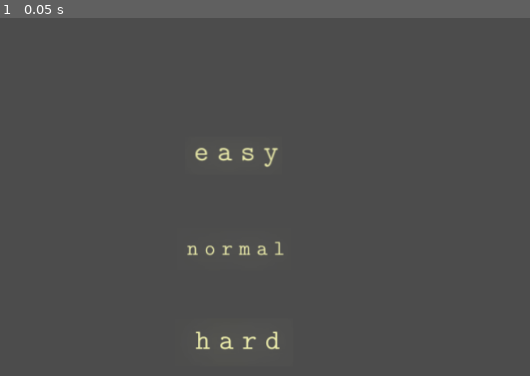
Above: before the commit, frame 1.
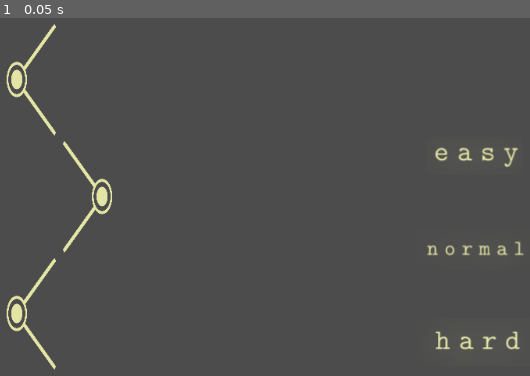
Above: after the commit, the same moment.

Repository: revival0728/music_game
Game: Godot game, scene res://Select_Music/Select_Music.tscn
The game is run twice, just before and just after one commit, with the same random seed, the same clock (stepped at 60 frames per second) and the same inputs. The project has no main scene, so this scene is started directly.
Inputs:
- Up to frame 1 (0.05 s): no input

The runs differ from the first frame. In frame 1, 2.8% of the frame differs, in the area x 1-99%, y 1-99%.

Commit message:
add select_music backgrouond node

Diff:
--- /dev/null
+++ b/game/Select_Music/Bg_Node.gd
@@ -0,0 +1,21 @@
+extends Area2D
+
+var origin_width = 1280
+var origin_height = 720
+
+
+# Called when the node enters the scene tree for the first time.
+func _ready():
+	pass # Replace with function body.
+
+func _on_change_side():
+	var now_frame = $AnimatedSprite.get_frame()
+	$AnimatedSprite.set_frame(now_frame^1)
+
+func set_frame(frame_id):
+	$AnimatedSprite.set_frame(frame_id)
+
+
+# Called every frame. 'delta' is the elapsed time since the previous frame.
+#func _process(delta):
+#	pass
--- a/game/Select_Music/Bg_Node.tscn
+++ b/game/Select_Music/Bg_Node.tscn
@@ -1,3 +1,38 @@
-[gd_scene format=2]
+[gd_scene load_steps=6 format=2]
+
+[ext_resource path="res://pictures/select_node_1.png" type="Texture" id=1]
+[ext_resource path="res://pictures/select_node_2.png" type="Texture" id=2]
+[ext_resource path="res://Select_Music/Bg_Node.gd" type="Script" id=3]
+
+[sub_resource type="RectangleShape2D" id=1]
+extents = Vector2( 218.644, 258.452 )
+
+[sub_resource type="SpriteFrames" id=2]
+animations = [ {
+"frames": [ ExtResource( 2 ), ExtResource( 1 ) ],
+"loop": true,
+"name": "default",
+"speed": 5.0
+} ]
 
 [node name="Area2D" type="Area2D"]
+script = ExtResource( 3 )
+
+[node name="CollisionShape2D" type="CollisionShape2D" parent="."]
+visible = false
+position = Vector2( 109.49, -22.653 )
+shape = SubResource( 1 )
+
+[node name="AnimatedSprite" type="AnimatedSprite" parent="."]
+position = Vector2( -4.48975, -2.24493 )
+frames = SubResource( 2 )
+
+[node name="Button" type="Button" parent="."]
+self_modulate = Color( 1, 1, 1, 0 )
+margin_left = -340.0
+margin_top = -144.0
+margin_right = 348.0
+margin_bottom = 81.0
+__meta__ = {
+"_edit_use_anchors_": false
+}
--- /dev/null
+++ b/game/Select_Music/Bg_Node_CollisionShape2D.gd
@@ -0,0 +1,12 @@
+extends CollisionShape2D
+
+signal node_moved
+
+# Called when the node enters the scene tree for the first time.
+func _ready():
+	pass # Replace with function body.
+
+
+# Called every frame. 'delta' is the elapsed time since the previous frame.
+#func _process(delta):
+#	pass
--- a/game/Select_Music/Select_Music.gd
+++ b/game/Select_Music/Select_Music.gd
@@ -1,10 +1,15 @@
 extends Node
 
+signal change_side
 
 var Difficulty_Btn
 var Bg_Node
 var screen_size
 var now_difficulty	# integer
+var now_bg_node_side
+var difficulty_btns = []
+var bg_node_list = []
+
 
 
 # Called when the node enters the scene tree for the first time.
@@ -12,11 +17,10 @@
 	Difficulty_Btn = load("res://Select_Music/Difficulty_Btn.tscn")
 	Bg_Node = load("res://Select_Music/Bg_Node.tscn")
 
-	var difficulty_btns = []
 	var diff_btns_pos = {
-		"easy": Vector2(0.5, 0.4),
-		"normal": Vector2(0.5, 0.6),
-		"hard": Vector2(0.5, 0.8),
+		"easy": Vector2(0.8, 0.4),
+		"normal": Vector2(0.8, 0.6),
+		"hard": Vector2(0.8, 0.8),
 	}
 	screen_size = get_viewport().get_visible_rect().size
 	for diff in ["easy", "normal", "hard"]:
@@ -33,9 +37,48 @@
 	for i in difficulty_btns:
 		add_child(i)
 
+	var bg_node_pos = [
+		Vector2(0.265, 0.25),
+		Vector2(0.3, 0.5),
+		Vector2(0.265, 0.75)
+	]
+	now_bg_node_side = 0
+	for i in range(3):
+		var bg_node = Bg_Node.instance()
+		if i%2 == 0:
+			bg_node.get_node("Button").connect("pressed", self, "_on_bg_node_clicked")
+		self.connect("change_side", bg_node, "_on_change_side")
+		bg_node.set_position(
+			Vector2(
+				screen_size.x*bg_node_pos[i].x,
+				screen_size.y*bg_node_pos[i].y
+			)
+		)
+		bg_node.set_scale(
+			Vector2(
+				(screen_size.x/bg_node.origin_width)/5,
+				(screen_size.y/bg_node.origin_height)/3
+			)
+		)
+		bg_node.set_frame(i%2)
+		bg_node_list.append(bg_node)
+	for i in bg_node_list:
+		add_child(i)
+
 func _on_difficulty_changed(new_difficulty):
 	now_difficulty = new_difficulty
 	print("[In Select_Music] now difficulty: " + str(now_difficulty))
+
+func _on_bg_node_clicked():
+	for i in range(3):
+		if i%2 == 1:
+			continue
+		if now_bg_node_side == 0:
+			bg_node_list[i].position.x += 0.07*screen_size.x
+		else:
+			bg_node_list[i].position.x -= 0.07*screen_size.x
+	now_bg_node_side ^= 1
+	emit_signal("change_side")
 
 
 
Binary file added: game/pictures/select_node_1.png
Not shown, added: game/pictures/select_node_1.png.import
Binary file added: game/pictures/select_node_2.png
Not shown, added: game/pictures/select_node_2.png.import
